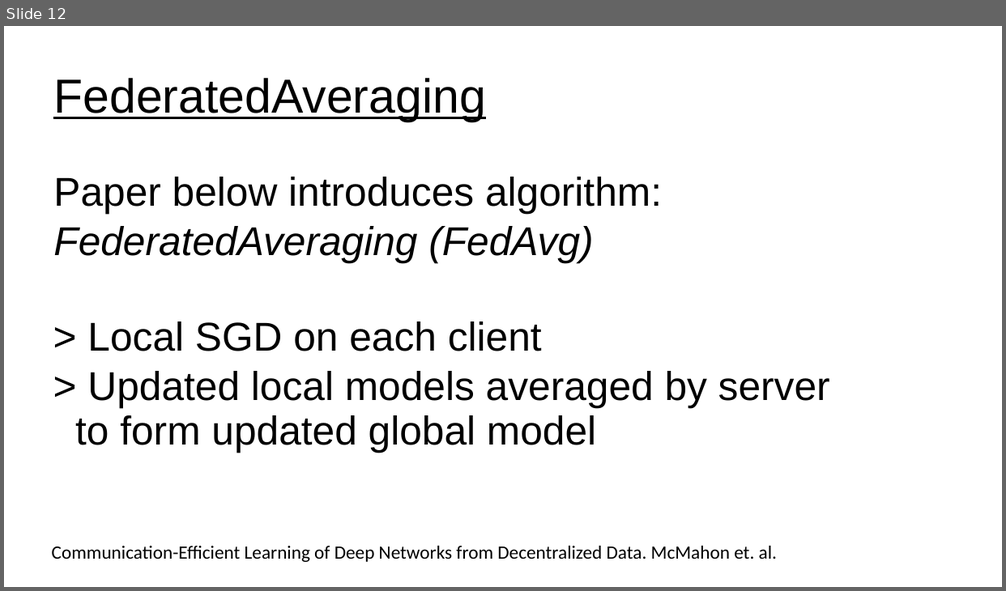
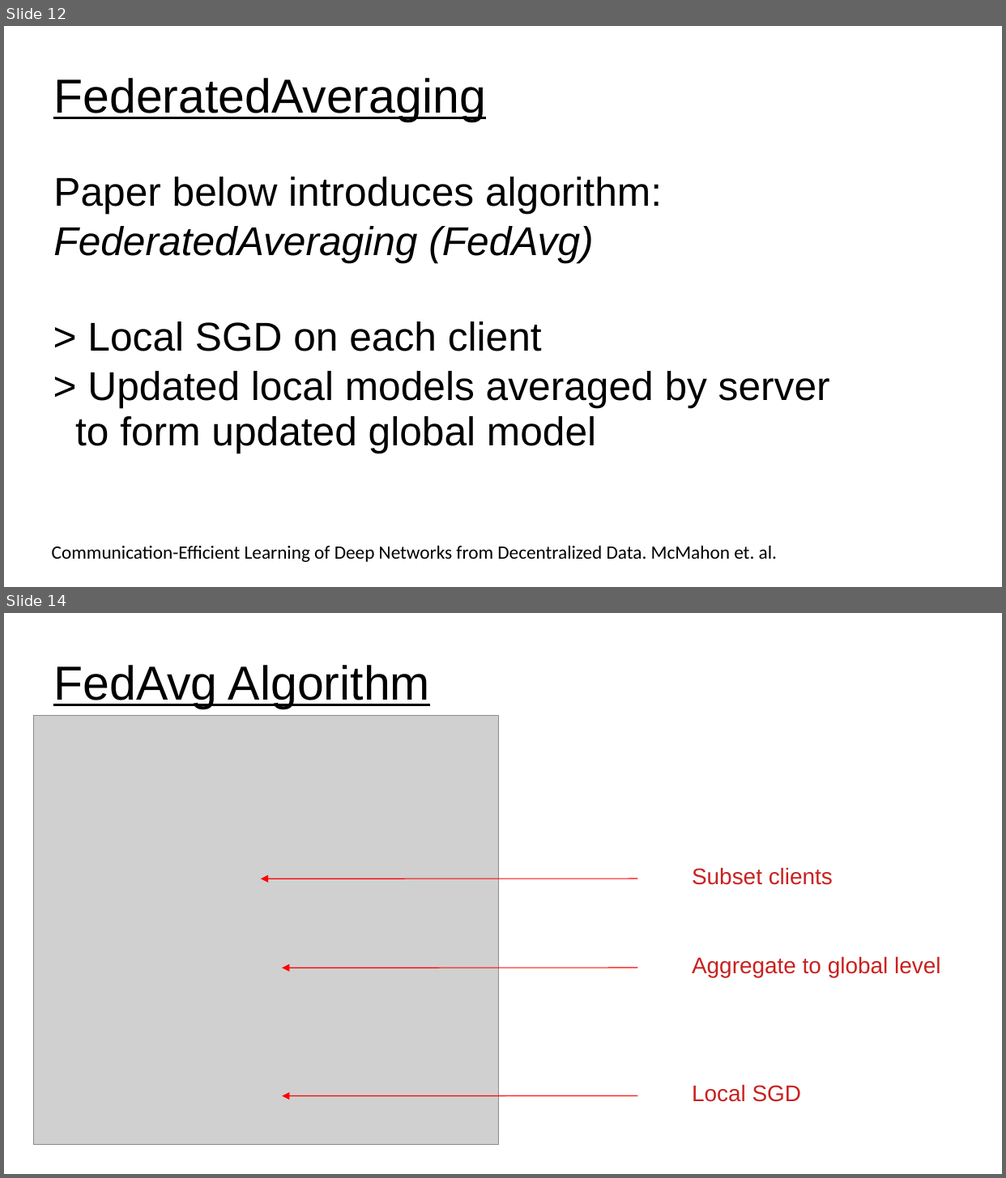
Before and after one commit to UVADS/distributed_computing, a slide deck: 07_distributed_model_training/federated_learning.ppt. Shown one above the other, each under a label of ours: slide 12 before the commit, slides 12 and 14 after it; the slides between them are not shown. The pictures are 1006x591 and 1006x1178 pixels, drawn with LibreOffice and Linux fonts; fonts in the diff are those of the drawing; grey boxes stand for pictures. Boxes give left, top, right and bottom in pixels: in the first picture for what was removed or moved away, otherwise in the second. Text is boxed around its words. In the diff, an @@ line names an element or a change of style, - is before the commit and + after.

```diff
--- a/07_distributed_model_training/federated_learning.ppt
+++ b/07_distributed_model_training/federated_learning.ppt
@@ slide 14 added at (4,613,1002,1174), background #FFFFFF @@
@@ title added at (53,665,430,709), 38 pt, text #000000, underline @@
+FedAvg Algorithm
@@ picture added at (33,715,498,1144) @@
@@ arrow added from (638, 879) to (260, 879), #FF0000 0.74 pt @@
@@ text added at (692,867,833,885), 18 pt, text #C9211E @@
+Subset clients
@@ arrow added from (638, 968) to (282, 968), #FF0000 0.74 pt @@
@@ text added at (692,956,940,977), 18 pt, text #C9211E @@
+Aggregate to global level
@@ arrow added from (638, 1097) to (282, 1097), #FF0000 0.74 pt @@
@@ text added at (692,1084,801,1102), 18 pt, text #C9211E @@
+Local SGD
```
Also in this commit, not shown: 2 slides changed, 4 other slides added, 2 slides removed, 1 other file.
